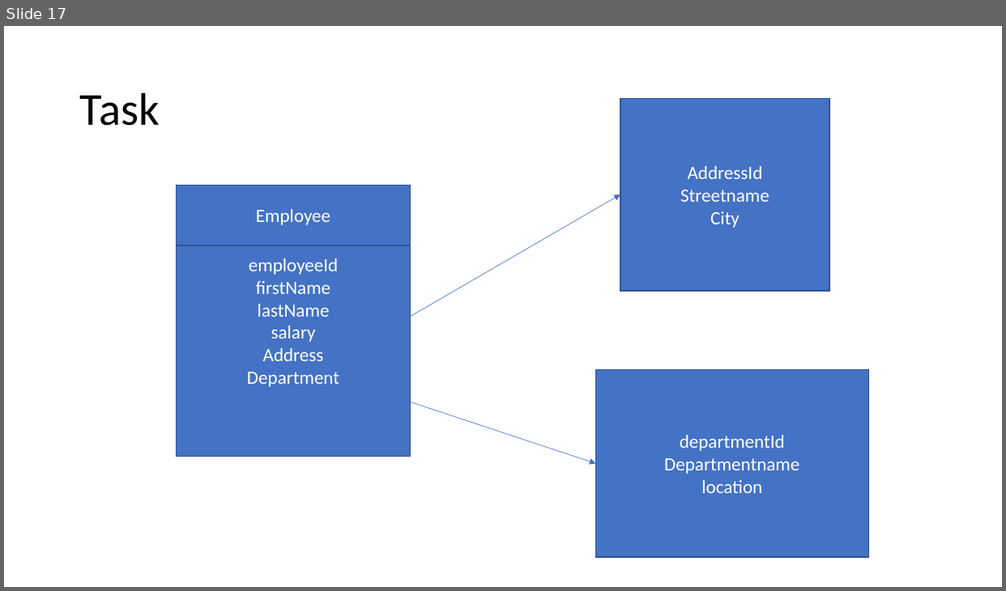
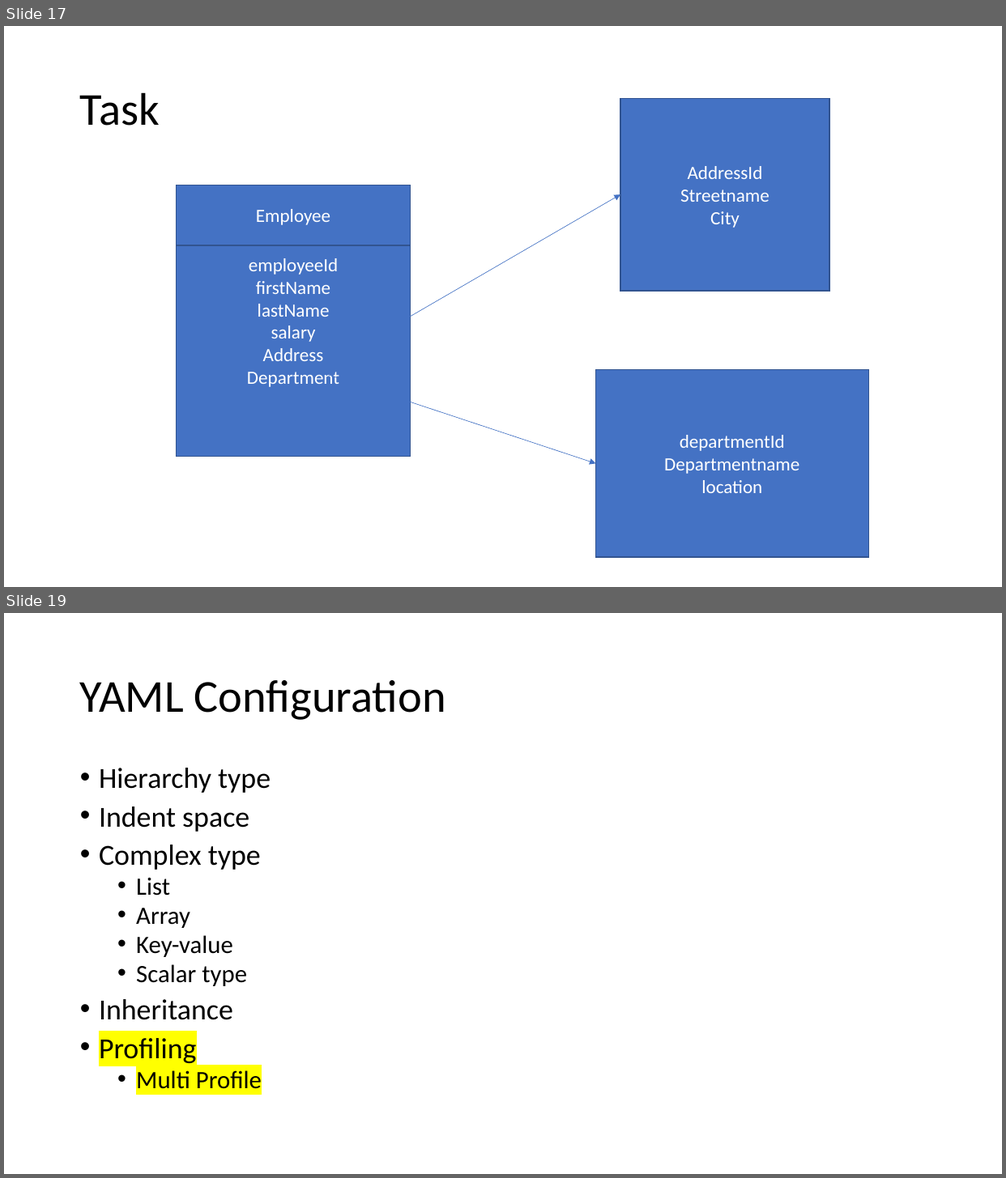
Before and after one commit to priyangm/pod_trg, a slide deck: FinishingSchool-June.pptx. Shown one above the other, each under a label of ours: slide 17 before the commit, slides 17 and 19 after it; the slides between them are not shown. The pictures are 1006x591 and 1006x1178 pixels, drawn with LibreOffice and Linux fonts; fonts in the diff are those of the drawing. Boxes give left, top, right and bottom in pixels: in the first picture for what was removed or moved away, otherwise in the second. Text is boxed around its words. In the diff, an @@ line names an element or a change of style, - is before the commit and + after.

```diff
--- a/FinishingSchool-June.pptx
+++ b/FinishingSchool-June.pptx
@@ slide 19 added at [4, 613, 1002, 1174], background #FFFFFF @@
@@ title added at [80, 680, 446, 720], 44 pt, text #000000 @@
+YAML Configuration
@@ text added at [99, 768, 270, 1089], 28 pt, text #000000 @@
+• Hierarchy type
+• Indent space
+• Complex type
+  • List
+  • Array
+  • Key-value
+  • Scalar type
+• Inheritance
+• Profiling
+  • Multi Profile
```
Also in this commit, not shown: 2 slides changed, 8 other slides added, 1 other file.
